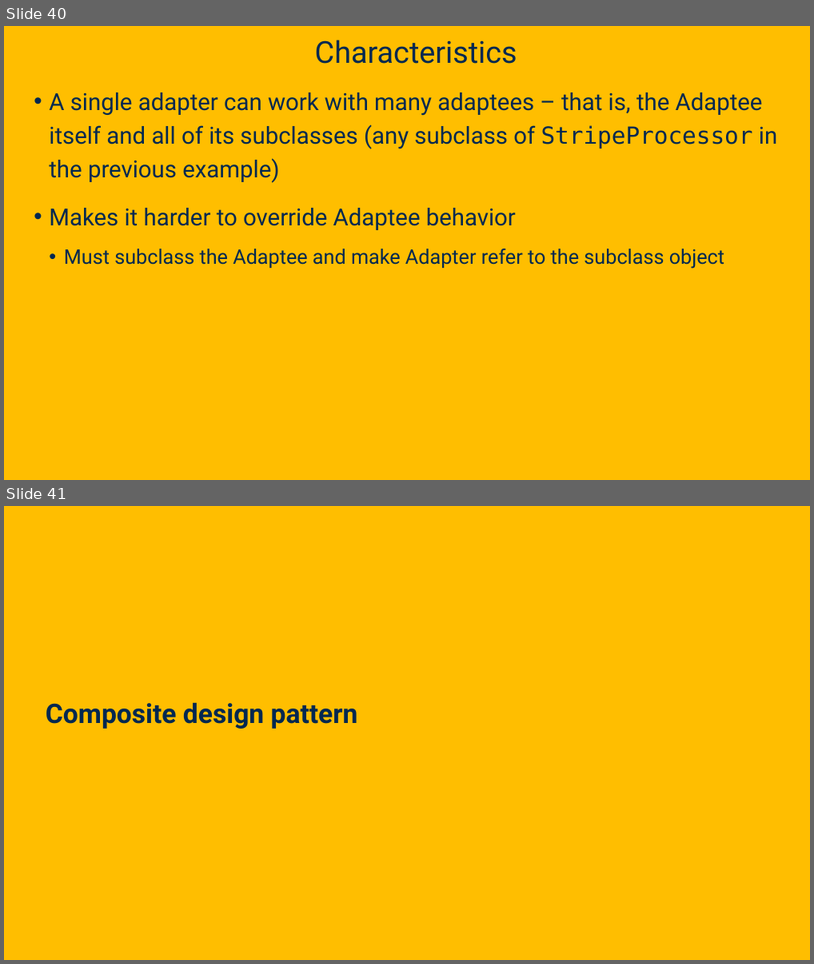
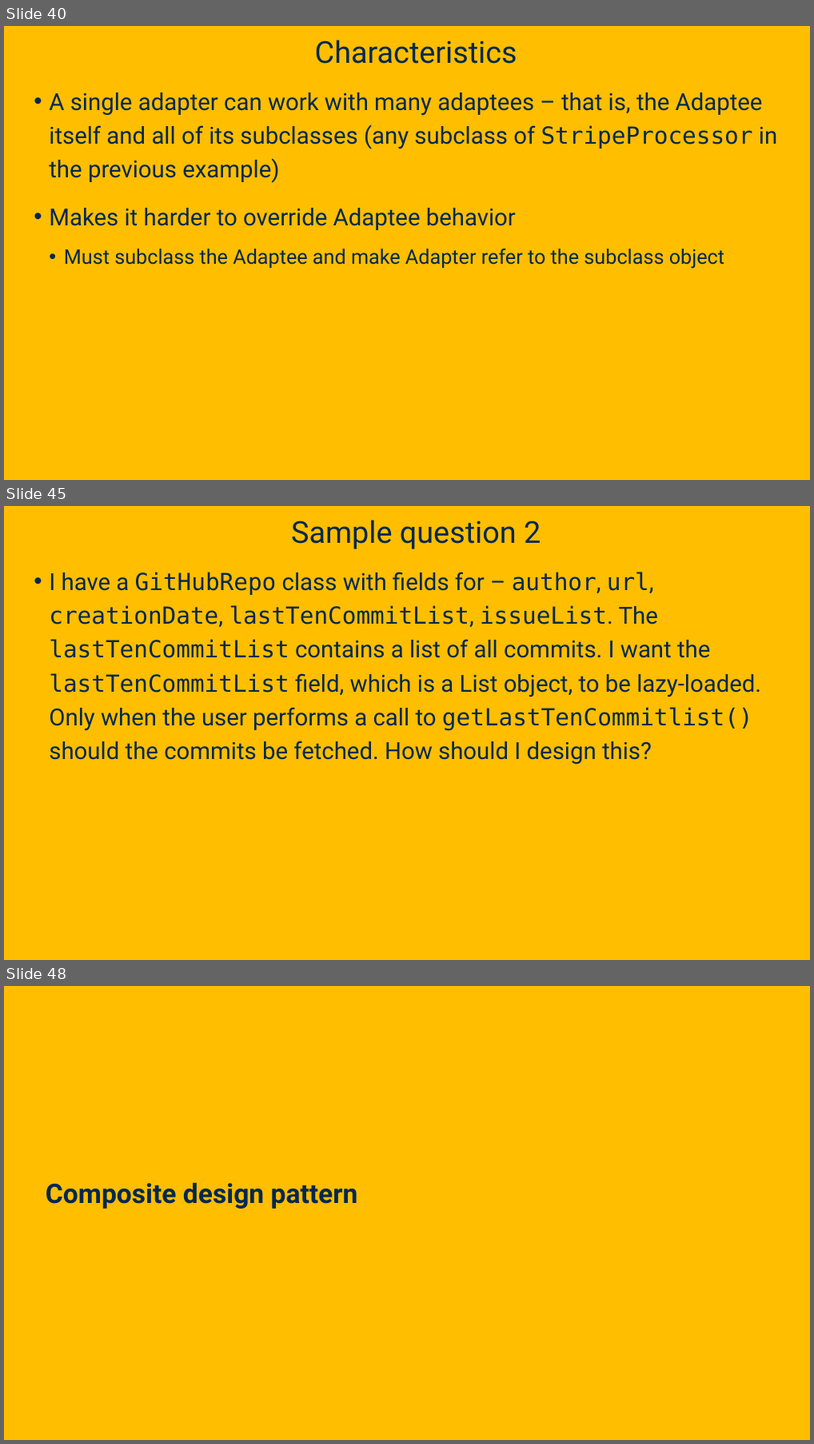
Before and after one commit to davsec-teaching/ecs160-f25, a slide deck: slides/8_design_patterns.pptx. Shown one above the other, each under a label of ours: slides 40 and 41 before the commit, slides 40, 45 and 48 after it; the slides between them are not shown. The pictures are 814x964 and 814x1444 pixels, drawn with LibreOffice and Linux fonts; fonts in the diff are those of the drawing; background and template pictures are left out. Boxes give left, top, right and bottom in pixels: in the first picture for what was removed or moved away, otherwise in the second. Text is boxed around its words. In the diff, an @@ line names an element or a change of style, - is before the commit and + after.

Commit message:
design pattern sample questions

```diff
--- a/slides/8_design_patterns.pptx
+++ b/slides/8_design_patterns.pptx
@@ slide 45 added at [4,506,810,960], background picture (left out) @@
@@ title added at [291,520,541,549], 36 pt, text #022850 @@
+Sample question 2
@@ text added at [49,572,762,764], 28 pt, text #022850 @@
+• I have a GitHubRepo class with fields for – author, url, creationDate, lastTenCommitList, issueList. The lastTenCommitList contains a list of all commits. I want the lastTenCommitList field, which is a List object, to be lazy-loaded. Only when the user performs a call to getLastTenCommitlist() should the commits be fetched. How should I design this?
@@ what was slide 41 is now slide 48 @@
```
Also in this commit, not shown: 1 slide changed, 5 other slides added.
